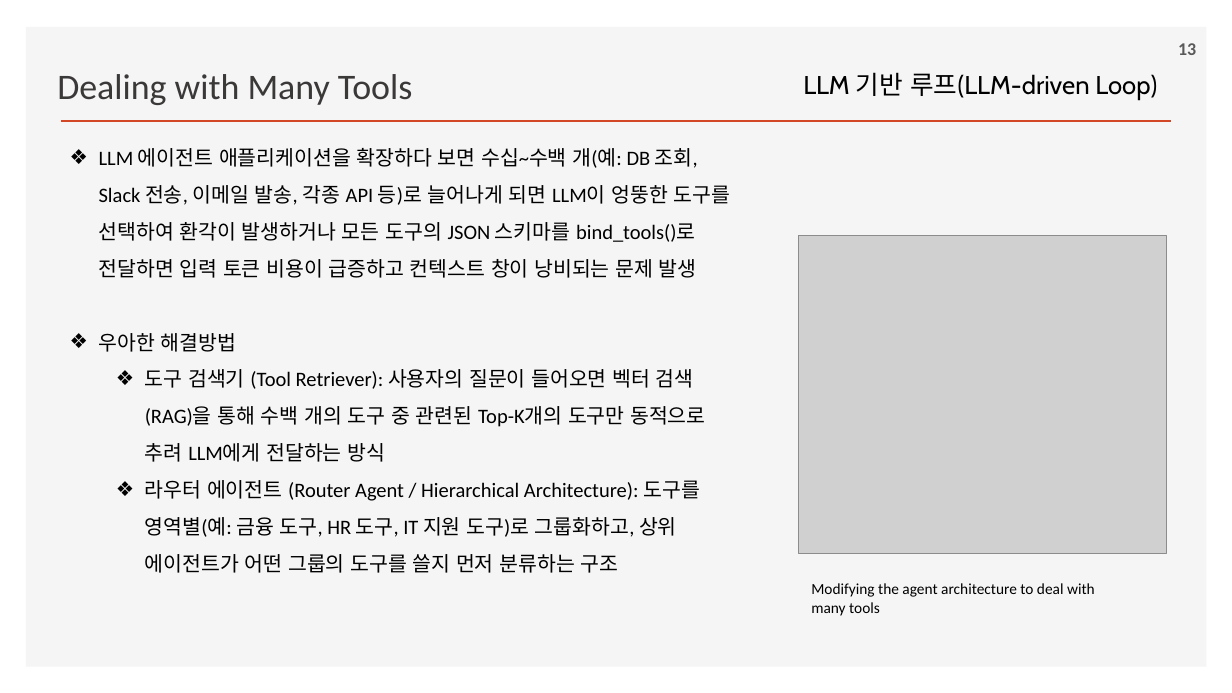
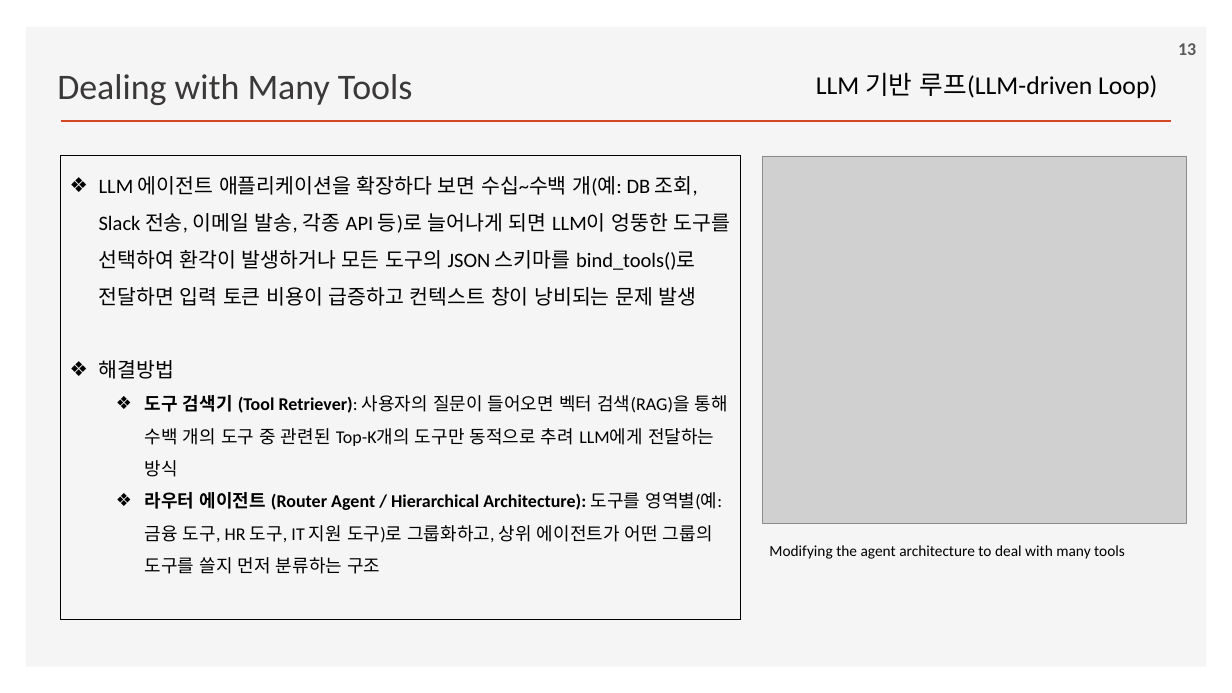
Before and after one commit to ancestor9/2026_Fall_Learning-Langchain-AI-Agent, a slide deck: slide 13 of ppts/CHAPTER 6 Agent Architecture.pptx. Drawn at 1232x693 pixels with LibreOffice and Linux fonts; fonts in the diff are those of the drawing; grey boxes stand for pictures; background and template pictures are left out. Boxes give left, top, right and bottom in pixels: in the first picture for what was removed or moved away, otherwise in the second. Text is boxed around its words. In the diff, an @@ line names an element or a change of style, - is before the commit and + after.

```diff
--- a/ppts/CHAPTER 6 Agent Architecture.pptx
+++ b/ppts/CHAPTER 6 Agent Architecture.pptx
@@ text "LLM 기반 루프(LLM-driven Loop)" at <box>816,72,1157,98</box>: font Cabin to Calibri @@
@@ rectangle "LLM 에이전트 애플리케이션을 확장하다 보면 ...": place and size @@
-rectangle "LLM 에이전트 애플리케이션을 확장하다 보면 ..." at <box>99,148,731,573</box>
+rectangle "LLM 에이전트 애플리케이션을 확장하다 보면 ..." at <box>61,156,741,619</box>
@@ rectangle "LLM 에이전트 애플리케이션을 확장하다 보면 ..." at <box>61,156,741,619</box>: outline none to #000000 0.75 pt @@
@@ picture: place and size @@
-picture at <box>799,235,1167,554</box>
+picture at <box>762,156,1187,524</box>
@@ text in rectangle at <box>99,360,174,379</box>: text changed @@
-❖ 우아한 해결방법
+❖ 해결방법
@@ text in rectangle at <box>145,395,728,574</box>: size 16 to 14 pt in "도구 검색기 (Tool Retriever): 사용자의 질문이 들어오면 ...", "라우터 에이전트 (Router Agent / Hierarchical Architecture): ..."; bold on in "도구 검색기 (Tool Retriever):", "라우터 에이전트 (Router Agent / Hierarchical Architecture):" @@
@@ text "Modifying the agent architecture to ..." rewrapped from <box>811,583,1095,616</box> to <box>769,545,1125,559</box> @@
```
Also in this commit, not shown: 8 other slides changed.
